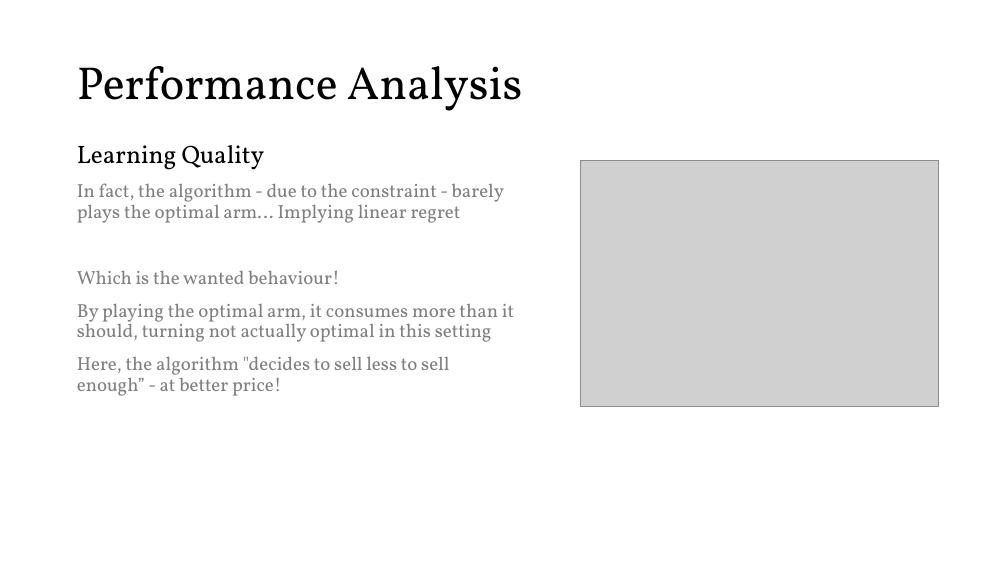
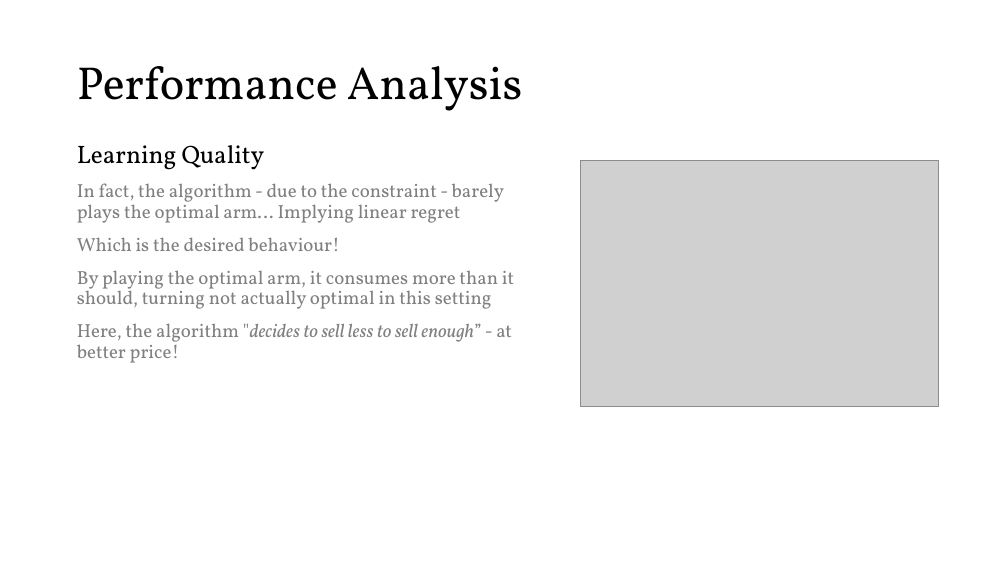
Before and after one commit to peetceenatoo/online-learning, a slide deck: slide 14 of Slides.pptx. Drawn at 1008x567 pixels with LibreOffice and Linux fonts; fonts in the diff are those of the drawing; grey boxes stand for pictures. Boxes give left, top, right and bottom in pixels: in the first picture for what was removed or moved away, otherwise in the second. Text is boxed around its words. In the diff, an @@ line names an element or a change of style, - is before the commit and + after.

```diff
--- a/Slides.pptx
+++ b/Slides.pptx
@@ text at <box>77,237,339,251</box>: text changed @@
-Which is the wanted behaviour!
+Which is the desired behaviour!
@@ text at <box>77,323,512,363</box>: italic on in ""decides to sell less to sell enough”" @@
```
Also in this commit, not shown: 13 other slides changed, 9 slides added, 1 other file.
